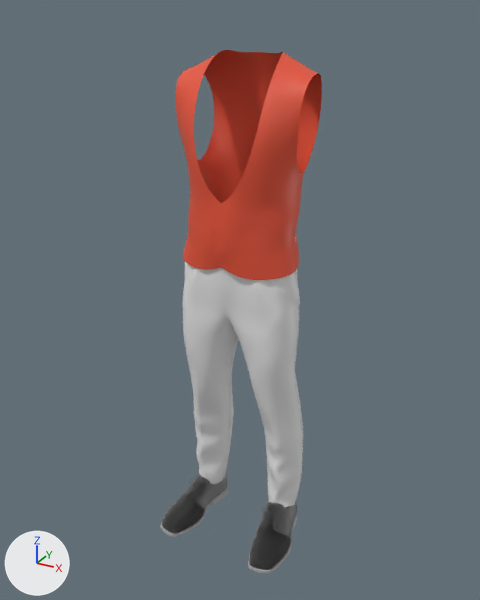
The Blender file Scenes/CarlosSA_MarchBatch_Global_File_01.blend, before and after one commit.
Rendered twice from a 50 mm camera at (0.866, -1.611, 1.581) aimed at (0.0, -0.035, 0.793). The axes (+X, +Y, +Z) are drawn at lower left. The lights are the same throughout.

Objects in the first picture: 'LEG_BACK_RIGHT', 'LEG_FRONT_RIGHT', 'SM_CarlosSA_Shoes', 'SM_CarlosSA_Waistcoat_StaticPart_01.001'.
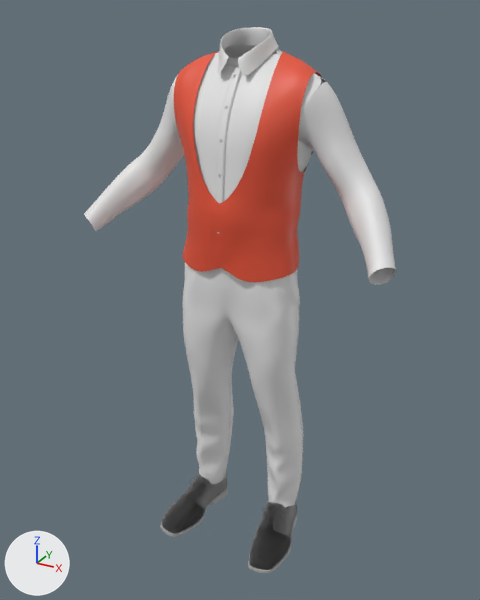
The change, as a diff of the scene's bpy script:
```diff
--- a/Scenes/CarlosSA_MarchBatch_Global_File_01.blend.py
+++ b/Scenes/CarlosSA_MarchBatch_Global_File_01.blend.py
@@ me_retopoflow @@
 # used by ob_sm_carlossa_waistcoat_staticpart_01_001; location = (0.0, 0.0, 0.0)
-me_retopoflow.from_pydata(...)  # 319 vertices, 274 faces; spans x -0.191..0.191, y -0.15..0.133, z 0.892..1.481
+me_retopoflow.from_pydata(...)  # 319 vertices, 274 faces; spans x -0.192..0.194, y -0.156..0.139, z 0.892..1.482
+# me_retopoflow part 1: 212 of 319 vertices moved; they spanned x -0.191..0.191, y -0.15..0.133, z 0.904..1.473 and now span x -0.192..0.194, y -0.156..0.139, z 0.895..1.478; mean shift (0.0, -0.002, 0.001); largest move (0.16, 0.01, 1.444) -> (0.165, -0.007, 1.458)
 me_retopoflow.materials.append(mat_matériau)
@@ me_retopoflow_015_1 @@
+me_retopoflow_015_1.from_pydata(...)  # 177 vertices, 150 faces; spans x -0.246..0.015, y -0.165..0.045, z 0.889..1.465
@@ me_retopoflow_017 @@
+me_retopoflow_017.from_pydata(...)  # 39 vertices, 27 faces; spans x -8.8..0.7, y -6.7..9.1, z 156.5..168.3
+me_retopoflow_017.polygons.foreach_set('use_smooth', [True] * 27)
@@ me_retopoflow_012_1 @@
+me_retopoflow_012_1.from_pydata(...)  # 148 vertices, 124 faces; spans x -0.005..0.22, y 0.02..0.146, z 0.898..1.414
@@ me_retopoflow_013_1 @@
+me_retopoflow_013_1.from_pydata(...)  # 25 vertices, 14 faces; spans x 0.0..0.246, y -0.003..0.114, z 1.353..1.479
@@ me_retopoflow_016_1 @@
+me_retopoflow_016_1.from_pydata(...)  # 240 vertices, 225 faces; spans x 0.189..0.54, y -0.194..0.12, z 0.879..1.391
@@ me_retopoflow_011_1 @@
+me_retopoflow_011_1.from_pydata(...)  # 205 vertices, 177 faces; spans x -0.015..0.246, y -0.172..0.045, z 0.889..1.465
@@ ob_front_right_002 @@
+ob_front_right_002 = bpy.data.objects.new('FRONT_RIGHT.002', me_retopoflow_015_1)
+ob_front_right_002.location = (0.0, 0.0, 0.189)
+ob_front_right_002.scale = (0.883, 0.883, 0.883)
+_m = ob_front_right_002.modifiers.new('Subdivision', 'SUBSURF')
+_m.levels = 2
@@ ob_collar @@
+ob_collar = bpy.data.objects.new('COLLAR', me_retopoflow_017)
+ob_collar.location = (0.0, -0.015, -0.146)
+ob_collar.scale = (0.01, 0.01, 0.01)
+_m = ob_collar.modifiers.new('Mirror', 'MIRROR')
+_m.bisect_threshold = 0.0
+_m = ob_collar.modifiers.new('Subdivision', 'SUBSURF')
+_m.levels = 2
@@ ob_back @@
+ob_back = bpy.data.objects.new('BACK', me_retopoflow_012_1)
+ob_back.location = (0.0, 0.0, 0.189)
+ob_back.scale = (0.883, 0.883, 0.883)
+_m = ob_back.modifiers.new('Miroir', 'MIRROR')
+_m.merge_threshold = 0.01
+_m = ob_back.modifiers.new('Subdivision', 'SUBSURF')
+_m.levels = 2
@@ ob_shoulders_001 @@
+ob_shoulders_001 = bpy.data.objects.new('SHOULDERS.001', me_retopoflow_013_1)
+ob_shoulders_001.location = (0.0, 0.0, 0.189)
+ob_shoulders_001.scale = (0.883, 0.883, 0.883)
+_m = ob_shoulders_001.modifiers.new('Miroir', 'MIRROR')
+_m = ob_shoulders_001.modifiers.new('Subdivision', 'SUBSURF')
+_m.levels = 2
@@ ob_sleeves @@
+ob_sleeves = bpy.data.objects.new('SLEEVES', me_retopoflow_016_1)
+ob_sleeves.location = (0.0, 0.0, 0.189)
+ob_sleeves.scale = (0.883, 0.883, 0.883)
+_m = ob_sleeves.modifiers.new('Miroir', 'MIRROR')
+_m = ob_sleeves.modifiers.new('Subdivision', 'SUBSURF')
+_m.levels = 2
@@ ob_front_left_002 @@
+ob_front_left_002 = bpy.data.objects.new('FRONT_LEFT.002', me_retopoflow_011_1)
+ob_front_left_002.location = (0.0, 0.0, 0.189)
+ob_front_left_002.scale = (0.883, 0.883, 0.883)
+_m = ob_front_left_002.modifiers.new('Subdivision', 'SUBSURF')
+_m.levels = 2
```

Pixel boxes (x1, y1, x2, y2) of what changed, in the pictures (480 x 600 px):
'SM_CarlosSA_Waistcoat_StaticPart_01.001', reshaped: before (176, 50, 322, 280); after (174, 50, 321, 282)
'SLEEVES', added: after (84, 82, 396, 285)
'FRONT_LEFT.002', added: after (216, 54, 321, 203)
'FRONT_RIGHT.002', added: after (173, 52, 234, 200)
'COLLAR', added: after (218, 27, 279, 75)
'SHOULDERS.001', added: after (224, 44, 327, 85)
